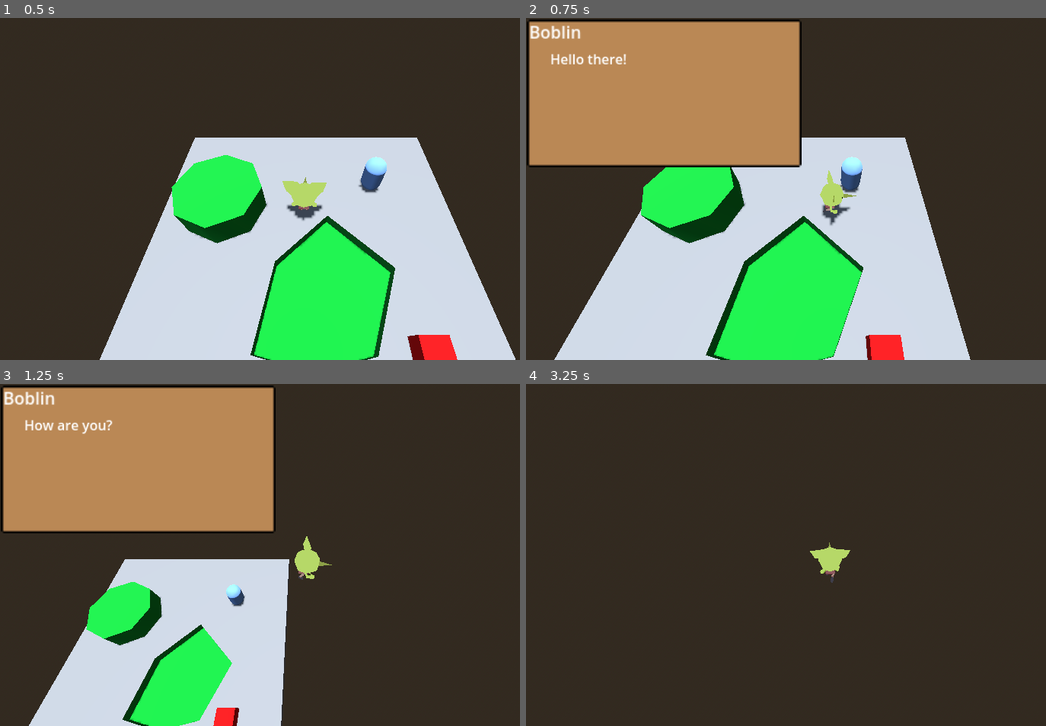
Above: before the commit, frames 1-4 (two rows, left to right).
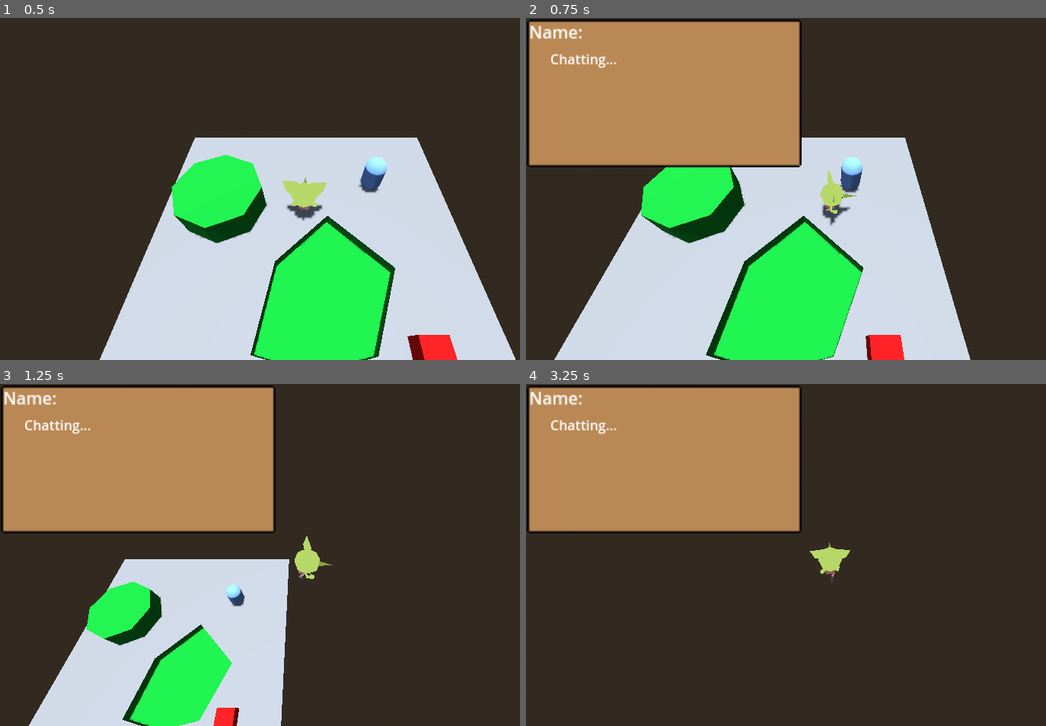
Above: after the commit, the same moments.

Repository: Swimnato/BYUGameJamSpring2025
Game: Godot game, scene res://Scenes/levels/scn_main.tscn
The game is run twice, just before and just after one commit, with the same random seed, the same clock (stepped at 60 frames per second) and the same inputs.
Inputs:
- Up to frame 1 (0.5 s): no input
- Up to frame 2 (0.75 s): tap Enter (ui_accept) at 0.5 s; hold D (move_right) from 0.53 s (still down); tap C (chat) at 0.6 s
- Up to frame 3 (1.25 s): keep holding D (move_right); tap Space (jump) at 0.77 s
- Up to frame 4 (3.25 s): release D (move_right) at 1.28 s; hold S (move_down) 1.28-2.03 s; tap C (chat) at 1.35, 2.1, 2.85 s; tap Space (jump) at 1.52, 3.02 s; hold D (move_right) 2.03-2.78 s; hold W (move_up) from 2.78 s (still down)

Frame 1 is identical in both runs. In frame 2, 0.5% of the frame differs, in the area x 1-20%, y 2-15%; in frame 3, 0.6%; in frame 4, 23%, in the area x 0-54%, y 0-44%.
Error after the commit: Invalid type in static function 'open' in type 'FileAccess'. Cannot convert argument 1 from Nil to String. (res://Dialogue/dialogueplayer.gd:21)

Commit message:
removed old code

Diff:
--- a/Dialogue/dialogueplayer.gd
+++ b/Dialogue/dialogueplayer.gd
@@ -18,7 +18,7 @@
 	next_script();
 
 func load_dialogue():
-	var file = FileAccess.open("res://Dialogue/boblin_dialogue.json", FileAccess.READ); #change this file to run whatever dialogue you want
+	var file = FileAccess.open(d_file, FileAccess.READ); #change this file to run whatever dialogue you want
 	var content = JSON.parse_string(file.get_as_text());
 	return content;
 func _input(event: InputEvent) -> void:
--- a/Scripts/scr_npc.gd
+++ b/Scripts/scr_npc.gd
@@ -1,7 +1,6 @@
 extends Node3D
 
-@export var text = "Howdy Partner!";
-@export var cooldown = 5; #cooldown for speaking to NPC
+@export var cooldown = 500; #cooldown for speaking to NPC
 
 var lastTimeSpokenTo = 0;
 var speed;
@@ -16,8 +15,9 @@
 	NEW_DIR,
 	MOVE
 }
+
 func _process(delta: float) -> void:
-	if(Input.is_action_just_pressed("chat") && (player_in_chat_zone)):
+	if(Input.is_action_just_pressed("chat") && (player_in_chat_zone) && !$Dialogue.d_active && Time.get_ticks_msec() - lastTimeSpokenTo > cooldown):
 		print("chatting with npc");
 		$Dialogue.start();
 		is_chatting = true;
@@ -25,11 +25,9 @@
 
 
 func _on_area_3d_body_entered(body: Node3D) -> void:
-	if(body.name == "Player" && (lastTimeSpokenTo == 0 || Time.get_ticks_msec() - lastTimeSpokenTo >= cooldown * 1000)):
+	if(body.name == "Player"):
 		player_in_chat_zone = true;
-		lastTimeSpokenTo = Time.get_ticks_msec();
-		print("Todo: Dialog   " + text);
-		body.stop_and_face_npc(self, text);
+		body.stop_and_face_npc(self);
 
 
 
@@ -40,4 +38,5 @@
 
 
 func _on_dialogue_dialogue_finished() -> void:
+	lastTimeSpokenTo = Time.get_ticks_msec();
 	is_chatting = false;
--- a/Scripts/scr_player.gd
+++ b/Scripts/scr_player.gd
@@ -42,5 +42,5 @@
 func collect_stamp(ID_num:int):
 	print("Collected Stamp: " + str(ID_num))
 
-func stop_and_face_npc(npc:Node3D, dialog:String):
+func stop_and_face_npc(npc:Node3D):
 	print("Todo: face NPC, disable physics and input, and maybe zoom camera?");
